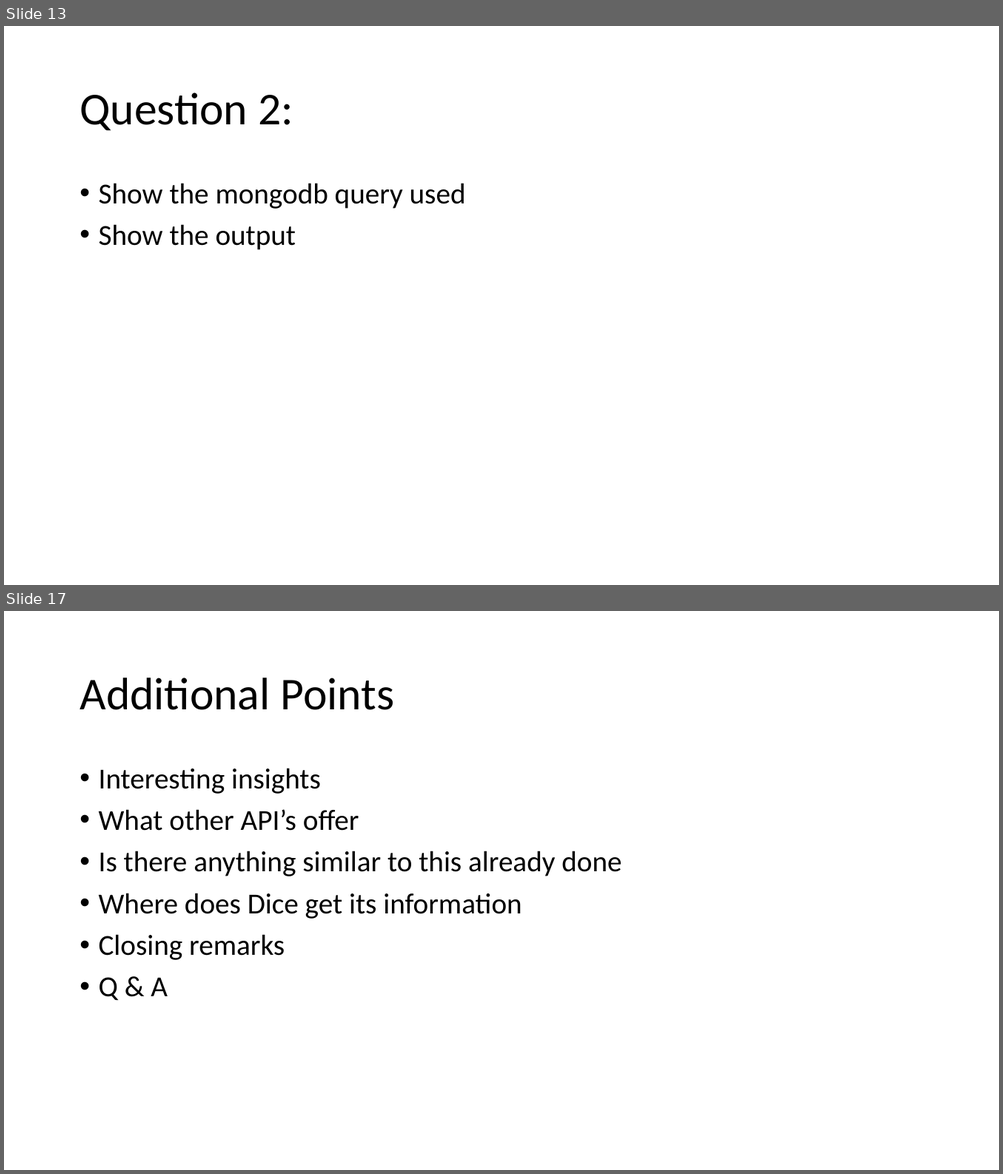
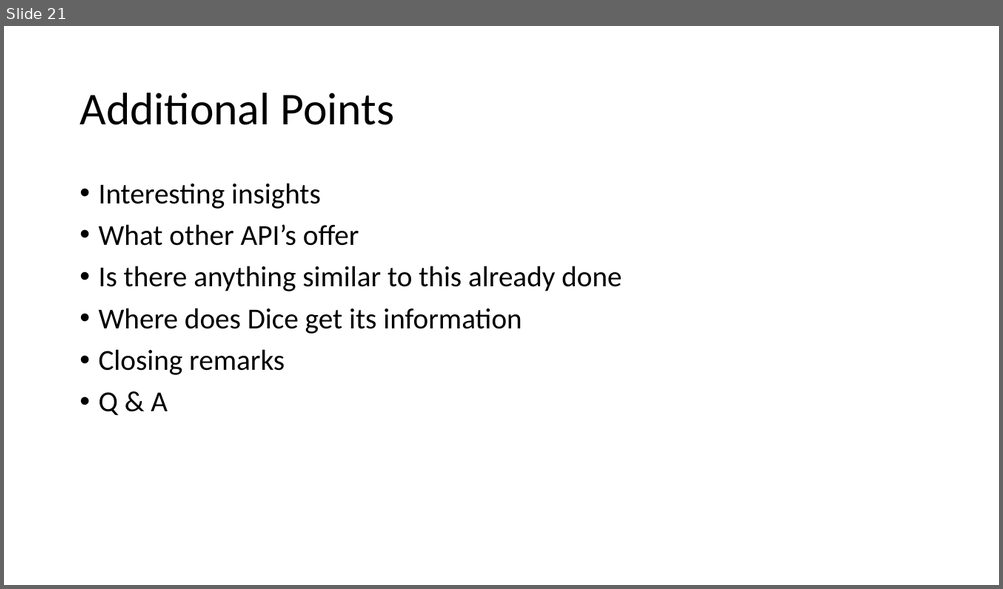
Before and after one commit to shravan-kuchkula/TermProject, a slide deck: MongoDB-TermProject.pptx. Shown one above the other, each under a label of ours: slides 13 and 17 before the commit, slide 21 after it; the slides between them are not shown. The pictures are 1003x1174 and 1003x589 pixels, drawn with LibreOffice and Linux fonts; fonts in the diff are those of the drawing. Boxes give left, top, right and bottom in pixels: in the first picture for what was removed or moved away, otherwise in the second. Text is boxed around its words. In the diff, an @@ line names an element or a change of style, - is before the commit and + after.

```diff
--- a/MongoDB-TermProject.pptx
+++ b/MongoDB-TermProject.pptx
@@ slide 13 removed at [4,26,999,585], background #FFFFFF @@
@@ title removed at [79,93,293,130] @@
-Question 2:
@@ text removed at [99,183,466,250] @@
-• Show the mongodb query used
-• Show the output
@@ what was slide 17 is now slide 21 @@
```
Also in this commit, not shown: 7 slides changed, 8 slides added, 3 other slides removed.
